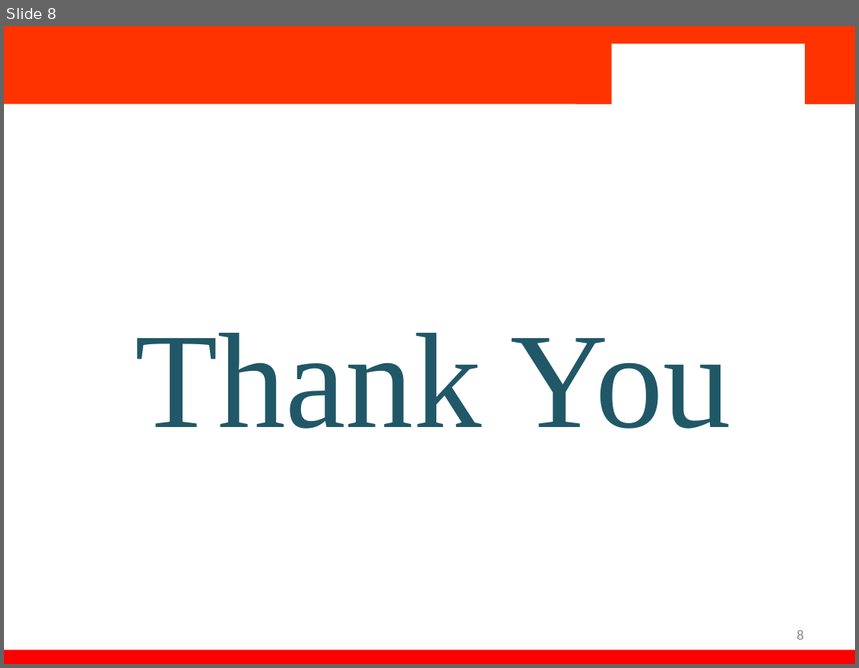
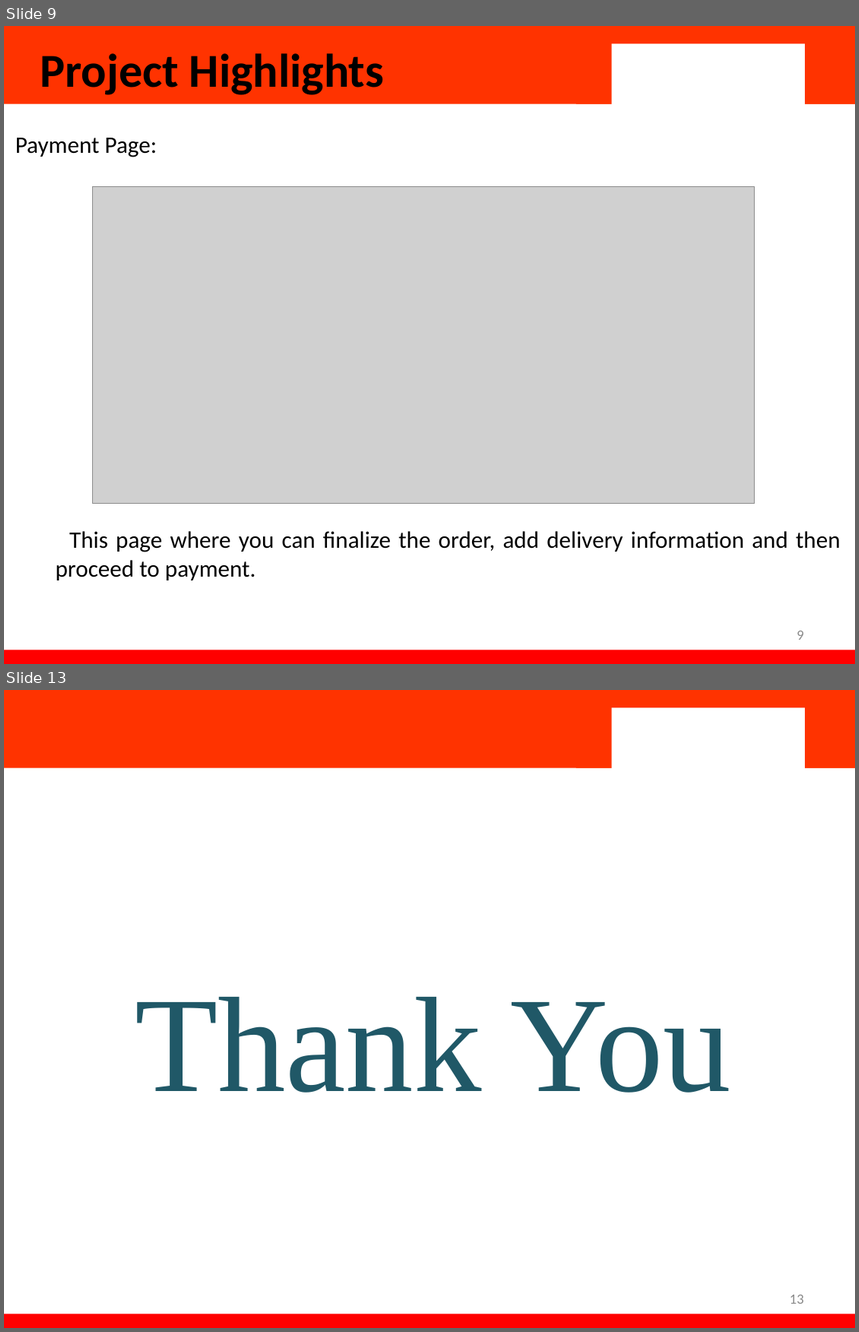
Before and after one commit to JayArindam/yummybites, a slide deck: YummyBite.pptx. Shown one above the other, each under a label of ours: slide 8 before the commit, slides 9 and 13 after it; the slides between them are not shown. The pictures are 859x668 and 859x1332 pixels, drawn with LibreOffice and Linux fonts; fonts in the diff are those of the drawing; grey boxes stand for pictures; background and template pictures are left out. Boxes give left, top, right and bottom in pixels: in the first picture for what was removed or moved away, otherwise in the second. Text is boxed around its words. In the diff, an @@ line names an element or a change of style, - is before the commit and + after.

```diff
--- a/YummyBite.pptx
+++ b/YummyBite.pptx
@@ slide 9 added at [4,26,855,664], background #FFFFFF; not listed: 4 template elements that a slide beside it also shows @@
@@ title added at [40,53,384,95], 40 pt, text #000000, bold @@
+Project Highlights
@@ subtitle added at [15,138,841,581], 20 pt, text #000000 @@
+Payment Page:
+This page where you can finalize the order, add delivery information and then proceed to payment.
@@ picture added at [92,187,755,503] @@
@@ page number added at [797,631,804,640], 12 pt, text #898989 @@
+9
@@ what was slide 8 is now slide 13 @@
@@ page number at [790,1295,804,1304]: text changed @@
-8
+13
```
Also in this commit, not shown: 6 slides changed, 5 other slides added, 1 slide removed.
